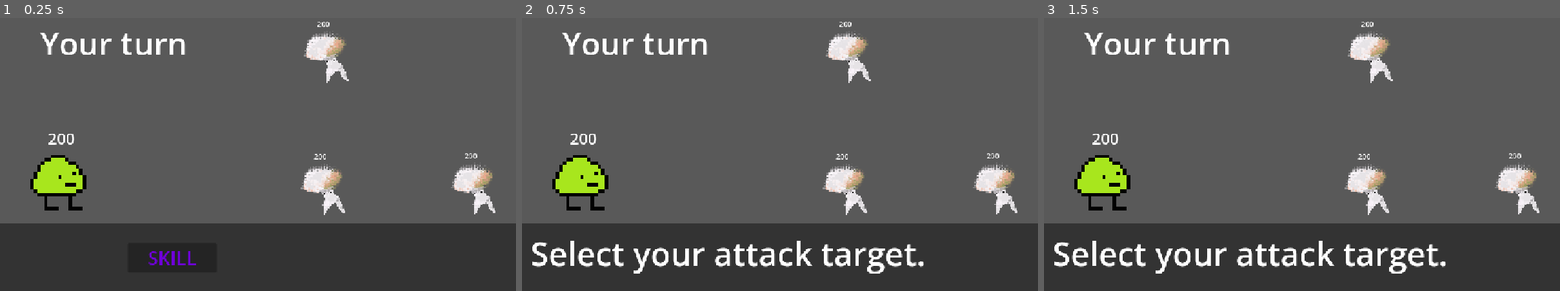
Above: before the commit, frames 1-3 (left to right).
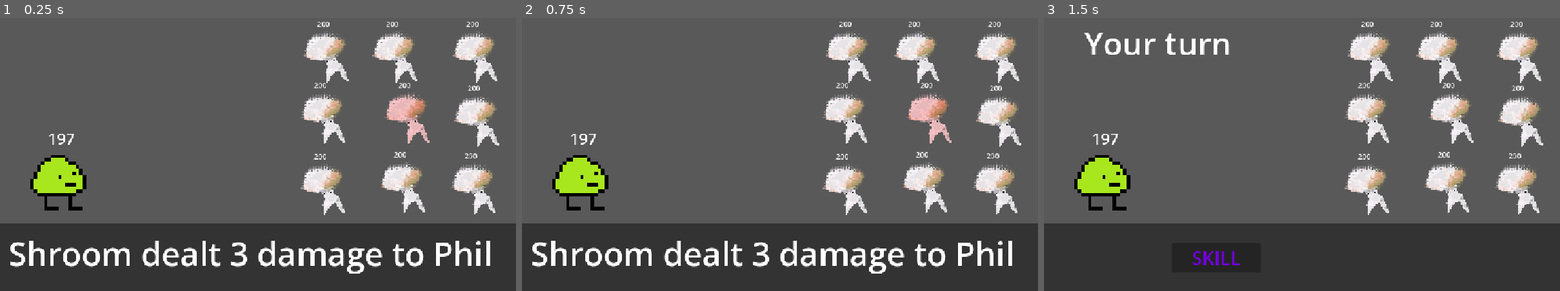
Above: after the commit, the same moments.

Repository: sluush1/LACRYMA
Game: Godot game, scene res://Scenes/Main.tscn
Same seed, same stepped clock (60 frames per second), same inputs: the game is played once before the commit and once after it.
Inputs (mouse positions are in pixels of both pictures, inside the frame that each line leads up to):
- Up to frame 1 (0.25 s): no input
- Up to frame 2 (0.75 s): click (692, 258) at 0.5 s, where only the run before the commit has a clickable "SKILL"
- Up to frame 3 (1.5 s): tap Enter (ui_accept) at 1.25 s; move the mouse to (1415, 132) at 1.27 s; hold Right (ui_right) from 1.28 s (still down); hold Space (something) from 1.28 s (still down); click (1415, 132) at 1.42 s

The runs differ from the first frame. In frame 1, 8.9% of the frame differs, in the area x 2-97%, y 1-94%; in frame 2, 9.2%, in the area x 5-97%, y 1-94%; in frame 3, 7.5%.

Commit message:
pinch of salt

Diff:
--- a/Code/main.gd
+++ b/Code/main.gd
@@ -8,7 +8,7 @@
 @export var enemyPrint: PackedScene
 var max = 100;
 var select = false;
-var enemyAmount = 3
+var enemyAmount = 9
 var highestSpeed
 var EnemyList =[];
 var enemyTurn =[]
